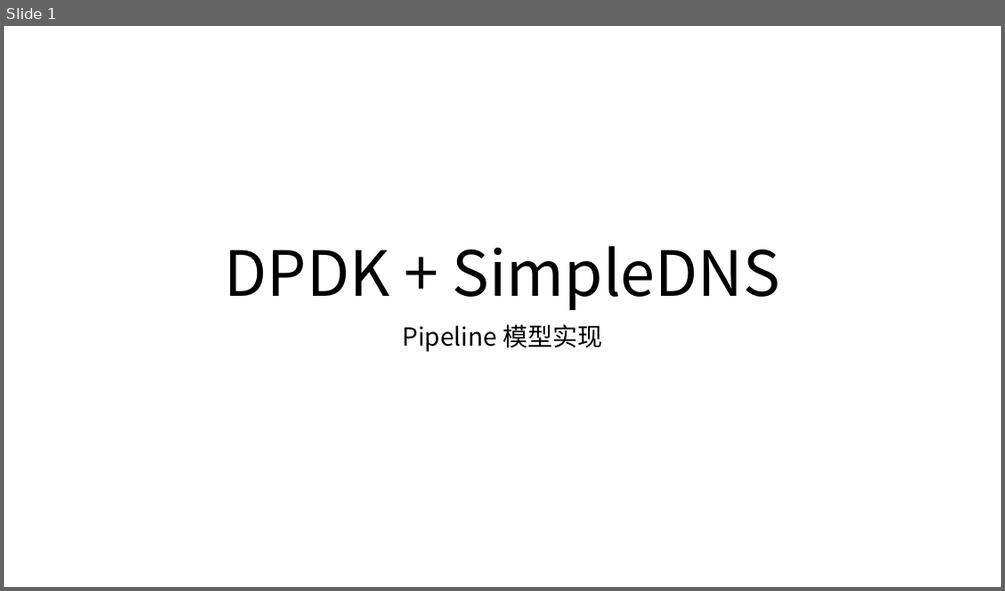
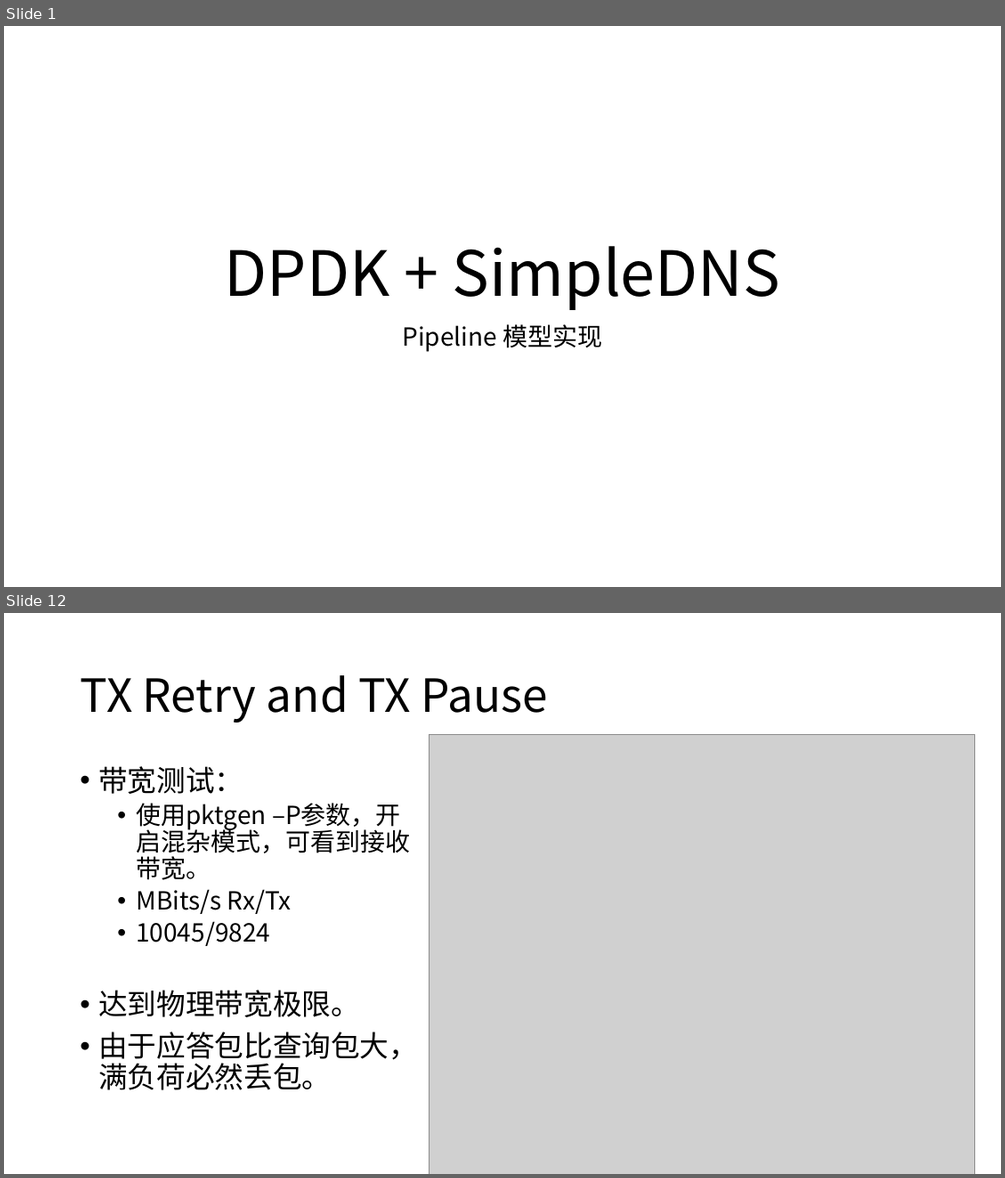
Before and after one commit to yuanyiwei/netalgo, a slide deck: report/lab4/第四阶段_邓龙.pptx. Shown one above the other, each under a label of ours: slide 1 before the commit, slides 1 and 12 after it; the slides between them are not shown. The pictures are 1005x591 and 1005x1178 pixels, drawn with LibreOffice and Linux fonts; fonts in the diff are those of the drawing; grey boxes stand for pictures. Boxes give left, top, right and bottom in pixels: in the first picture for what was removed or moved away, otherwise in the second. Text is boxed around its words. In the diff, an @@ line names an element or a change of style, - is before the commit and + after.

```diff
--- a/report/lab4/第四阶段_邓龙.pptx
+++ b/report/lab4/第四阶段_邓龙.pptx
@@ slide 12 added at <box>4,613,1001,1174</box>, background #FFFFFF @@
@@ title added at <box>80,675,549,722</box>, 44 pt, text #000000 @@
+TX Retry and TX Pause
@@ picture added at <box>429,734,975,1174</box> @@
@@ text added at <box>98,766,418,1090</box>, 24 pt, text #000000 @@
+• 带宽测试：
+  • 使用pktgen –P参数，开启混杂模式，可看到接收带宽。
+  • MBits/s Rx/Tx
+  • 10045/9824
+• 达到物理带宽极限。
+• 由于应答包比查询包大，满负荷必然丢包。
```
Also in this commit, not shown: 10 other slides added, 1 slide removed, 2 other files.
